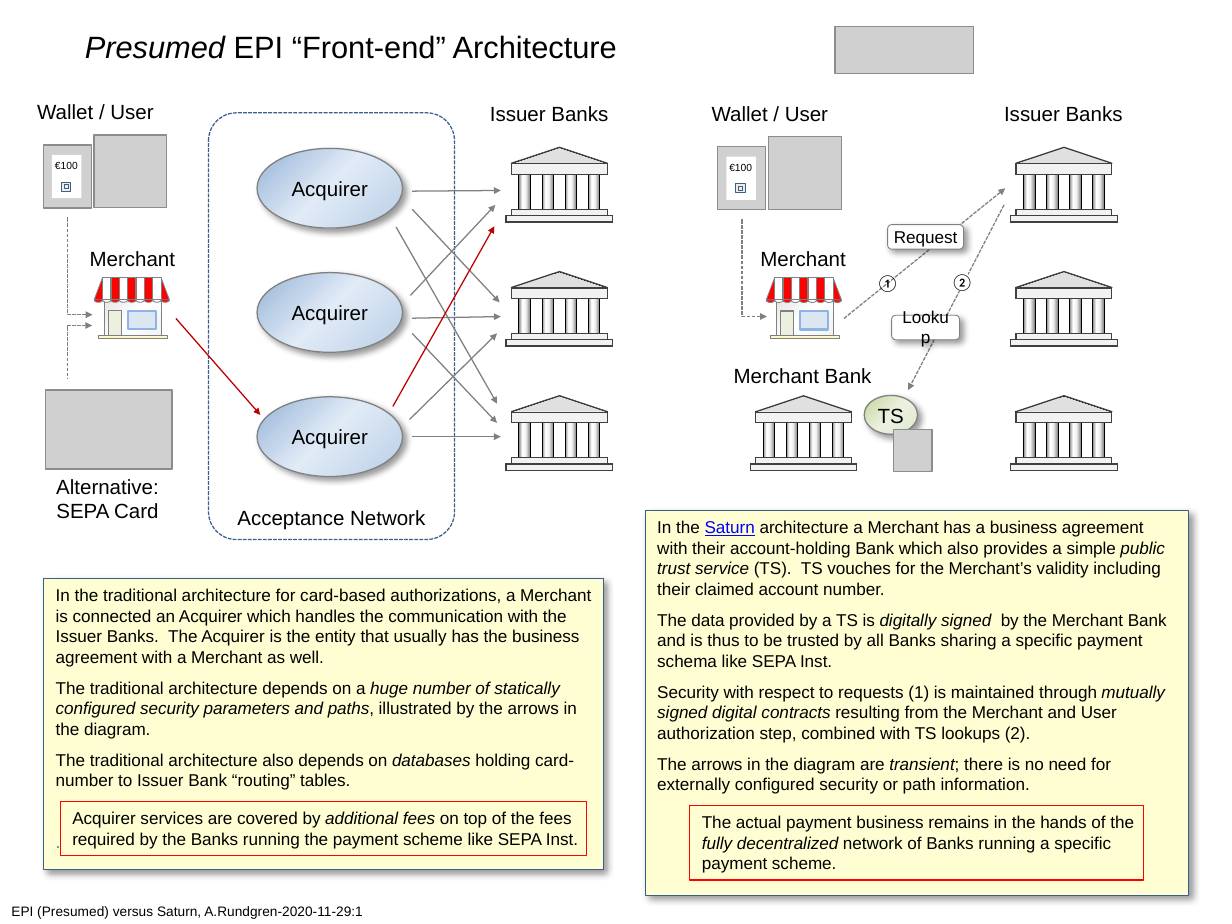
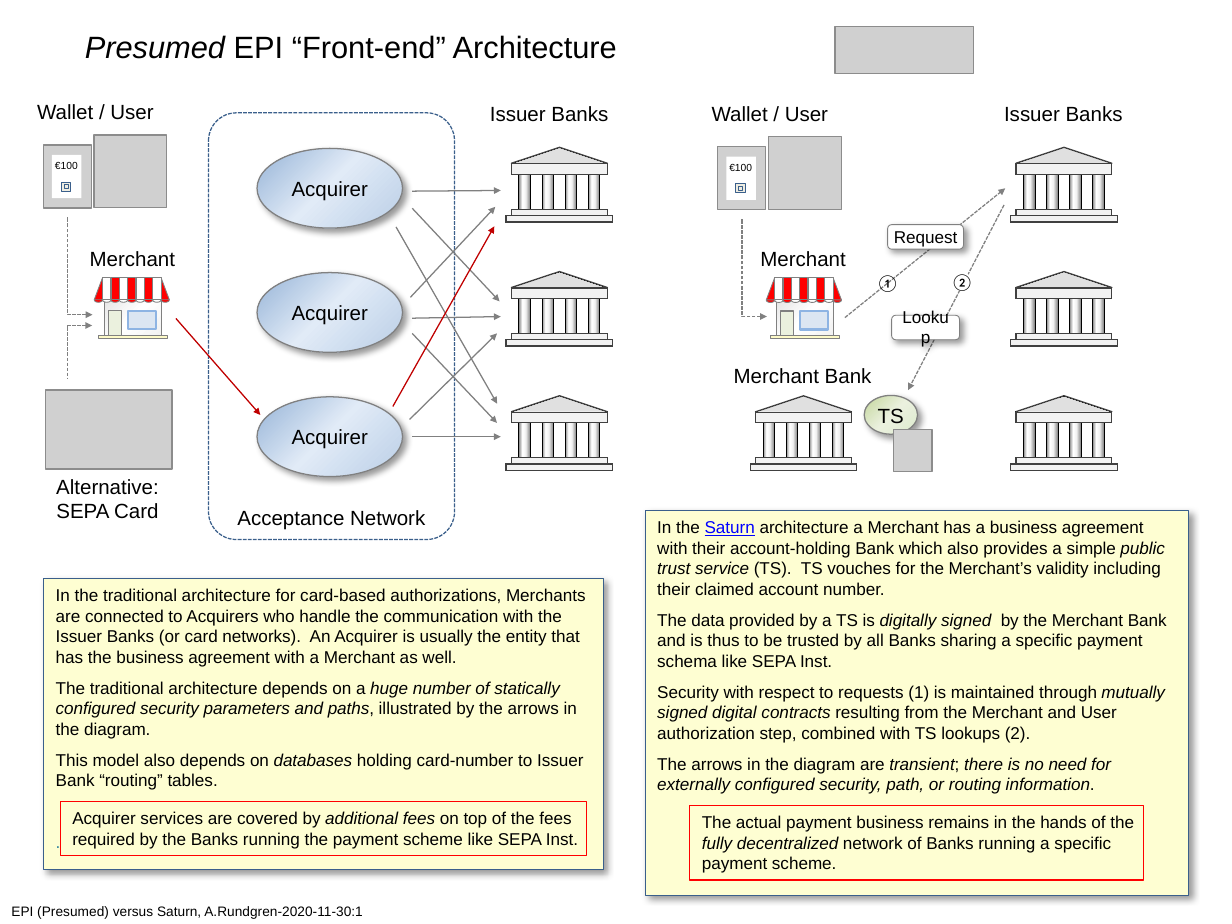
Before and after one commit to cyberphone/doc, a slide deck: slide 1 of saturn/epi(presumed)-vs-saturn.pptx. Drawn at 1232x924 pixels with LibreOffice and Linux fonts; fonts in the diff are those of the drawing; grey boxes stand for pictures. Boxes give left, top, right and bottom in pixels: in the first picture for what was removed or moved away, otherwise in the second. Text is boxed around its words. In the diff, an @@ line names an element or a change of style, - is before the commit and + after.

```diff
--- a/saturn/epi(presumed)-vs-saturn.pptx
+++ b/saturn/epi(presumed)-vs-saturn.pptx
@@ text in rectangle at box(56, 588, 586, 667): text changed @@
-In the traditional architecture for card-based authorizations, a Merchant is connected an Acquirer which handles the communication with the Issuer Banks. The Acquirer is the entity that usually has the business agreement with a Merchant as well.
+In the traditional architecture for card-based authorizations, Merchants are connected to Acquirers who handle the communication with the Issuer Banks (or card networks). An Acquirer is usually the entity that has the business agreement with a Merchant as well.
@@ text in rectangle at box(56, 753, 583, 790): text changed @@
-The traditional architecture also depends on databases holding card-number to Issuer Bank “routing” tables.
+This model also depends on databases holding card-number to Issuer Bank “routing” tables.
@@ text in rectangle at box(657, 757, 1111, 794): text changed; italic on @@
-The arrows in the diagram are transient; there is no need for externally configured security or path information.
+The arrows in the diagram are transient; there is no need for externally configured security, path, or routing information.
@@ text at box(11, 906, 362, 919): text changed @@
-EPI (Presumed) versus Saturn, A.Rundgren-2020-11-29:1
+EPI (Presumed) versus Saturn, A.Rundgren-2020-11-30:1
```
Also in this commit, not shown: 1 other file.
